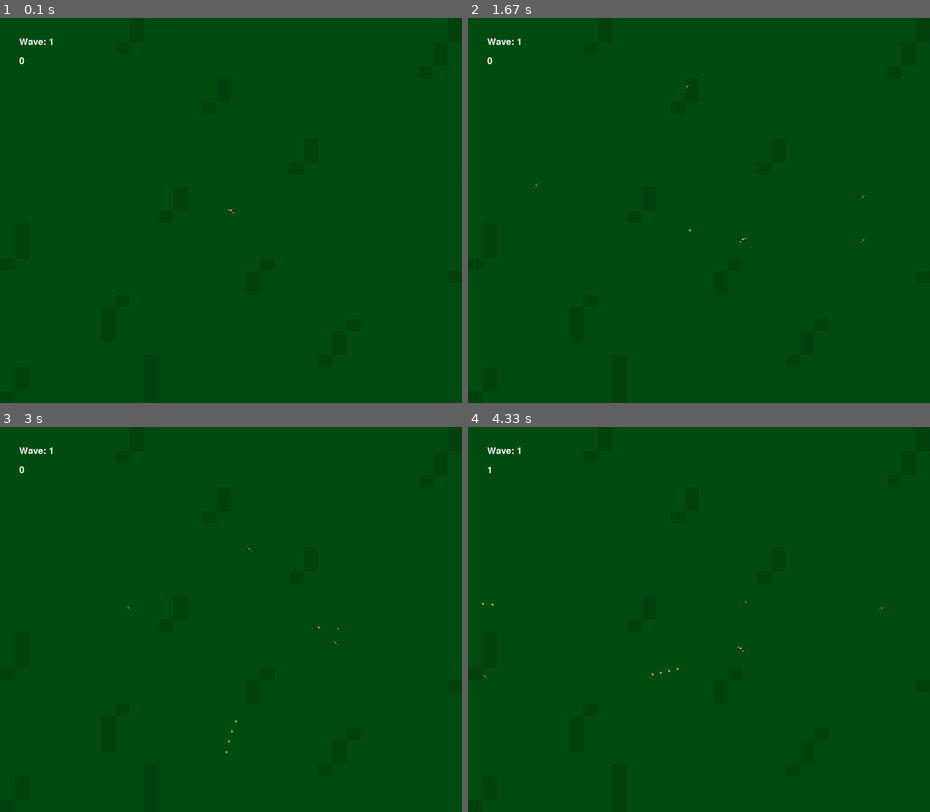
Above: before the commit, frames 1-4 (two rows, left to right).
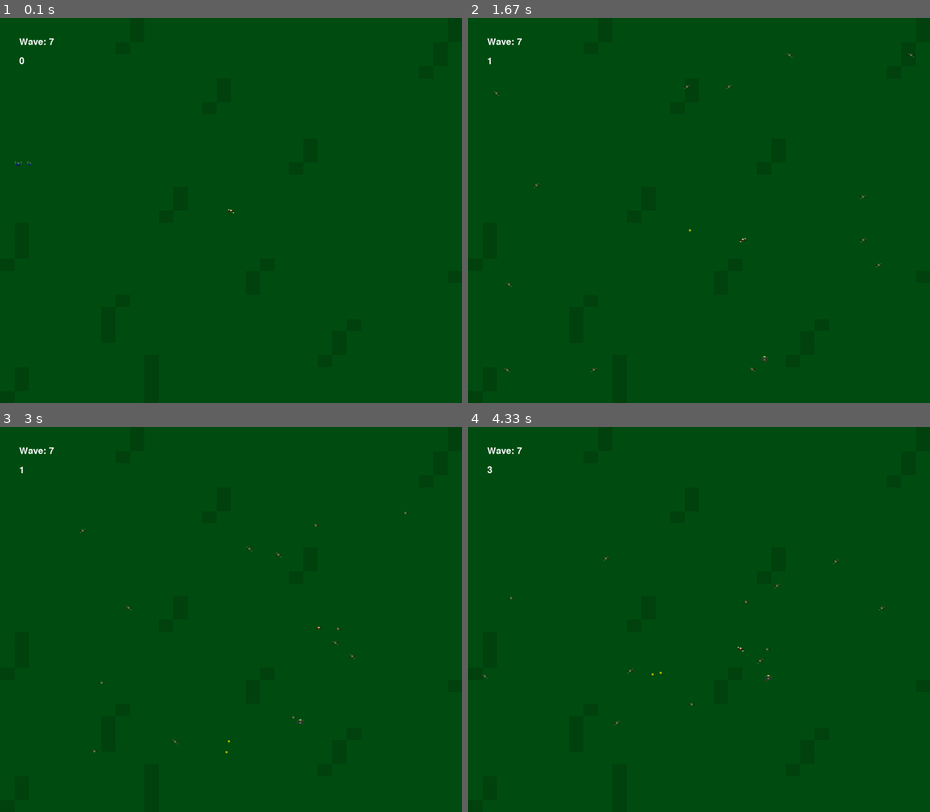
Above: after the commit, the same moments.

Repository: NotMrW/pygamesixtynine
Game: pygame game, started from main.py
Same seed, same stepped clock (60 frames per second), same inputs: the game is played once before the commit and once after it.
Inputs (mouse positions are in pixels of both pictures, inside the frame that each line leads up to):
- Up to frame 1 (0.1 s): no input
- Up to frame 2 (1.67 s): tap Space at 0.33, 0.73, 1.03, 1.57 s; hold S 0.67-1.13 s; hold Right 0.67-1.13 s; move the mouse to (680, 225) at 0.7 s; tap W at 1.17 s; hold Right from 1.5 s (still down)
- Up to frame 3 (3 s): tap Space at 1.87, 2.4, 2.73 s; release Right at 1.97 s; click (87, 708) at 2.05 s; hold Up 2.33-2.63 s; click (300, 484) at 2.42 s; hold Right from 2.67 s (still down); click (286, 654) at 2.75 s
- Up to frame 4 (4.33 s): tap Space at 3.03, 3.23, 3.53, 3.8, 4.13 s; release Right at 3.13 s; hold Left 3.17-3.7 s; click (708, 488) at 3.25 s; hold Down 3.73-4.03 s; click (532, 607) at 3.82 s; hold Left from 4.07 s (still down); click (703, 661) at 4.15 s

The runs differ from the first frame. In frame 1, less than 0.1% of the frame differs, in the area x 3-12%, y 5-39%; in frame 2, 0.1%; in frame 3, less than 0.1%; in frame 4, 0.1%, in the area x 3-81%, y 5-78%.

Commit message:
weaponated

Diff:
--- a/main.py
+++ b/main.py
@@ -36,7 +36,7 @@
         self.clock = pygame.time.Clock() #get a clock going
         self.screen = pygame.display.set_mode((self.settings.screen_WIDTH, self.settings.screen_HEIGHT)) #set the screen up
         self.rect = self.screen.get_rect() #get that rect
-        pygame.display.set_caption("SpriteGame") #name game window
+        pygame.display.set_caption("ZambiFuckers") #name game window
         self.score = 0
         pygame.font.init()
         self.font = pygame.font.Font(None, 36) #get a font for the score
@@ -58,7 +58,8 @@
 
         #Setup the sexy bullets
         self.bullets = pygame.sprite.Group()
-
+        self.time1 = 250
+        self.fire_rate = 0
 
 
         #Setup every enemy type
@@ -81,7 +82,7 @@
 
 
         #Wave Setup
-        self.wave_number = 1
+        self.wave_number = 7
         self.wave_surface = self.font.render(f"Wave: {self.wave_number}", True, (255, 255, 255))
         self.spawn_counter = 0
         self.level_threshold = 5 + 5*self.wave_number
@@ -98,7 +99,6 @@
     def run(self):
         """"Da function to run da gaem"""
         while self.running: #we use "running" value here for loop? Huh, neat
-            print(self.player.status, self.player.HP)
 
 
             #DEBUGGING
@@ -240,9 +240,15 @@
 
 
 
-            if self.player.firing == True:
-                bullet = Bullet(self)
-                self.bullets.add(bullet)
+
+            if self.player.firing:
+                if self.player.weapon == "pistol":
+                        self.fire_rate = pygame.time.get_ticks()//2
+                        print(pygame.time.get_ticks(),self.time1, self.fire_rate)
+                        if self.fire_rate >= self.time1:
+                            bullet = Bullet(self)
+                            self.bullets.add(bullet)
+                            self.time1 += 250
 
             #Bullet/Edge-Edge-of-Screen behaviors
             for bullet in self.bullets: #check dem bullets
